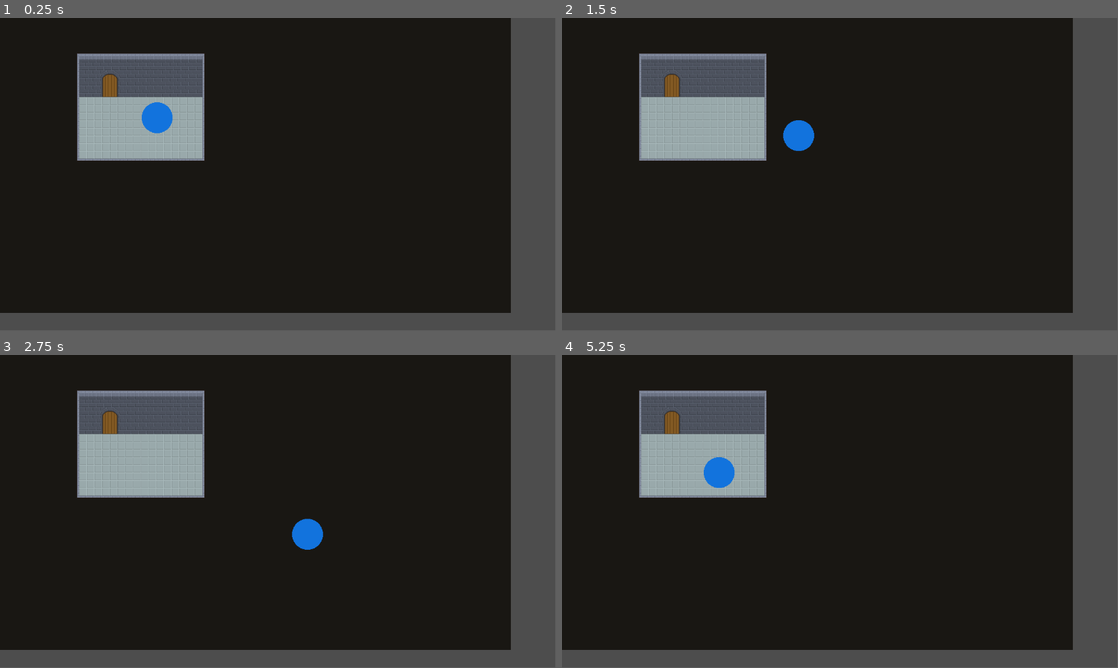
Above: before the commit, frames 1-4 (two rows, left to right).
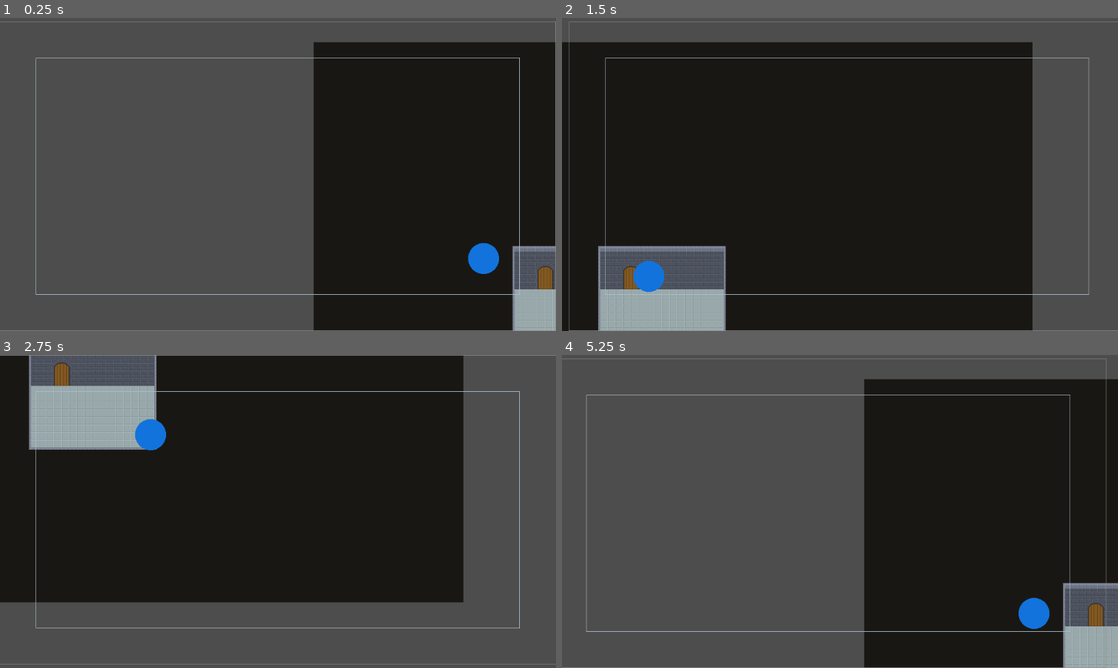
Above: after the commit, the same moments.

Repository: Supertolek/jeu-trop-koul
Game: Godot game, scene res://scenes/game.tscn
Two runs of this game, one before a commit and one after it. Both use one fixed random seed, a clock stepped at 60 frames per second and the inputs below.
Inputs (mouse positions are in pixels of both pictures, inside the frame that each line leads up to):
- Up to frame 1 (0.25 s): no input
- Up to frame 2 (1.5 s): tap Enter at 0.5 s; move the mouse to (962, 158) at 0.52 s; hold Right (ui_right) 0.53-1.28 s; move the mouse to (728, 190) at 1.27 s; hold Down (ui_down) from 1.28 s (still down)
- Up to frame 3 (2.75 s): move the mouse to (333, 442) at 2.02 s; release Down (ui_down) at 2.03 s; hold Right (ui_right) from 2.03 s (still down)
- Up to frame 4 (5.25 s): move the mouse to (812, 574) at 2.77 s; release Right (ui_right) at 2.78 s; hold Up (ui_up) 2.78-3.53 s; move the mouse to (1006, 558) at 3.52 s; hold Left (ui_left) 3.53-5.03 s; move the mouse to (673, 464) at 4.27 s; move the mouse to (867, 511) at 5.02 s; hold Down (ui_down) from 5.03 s (still down)
The window is 799x449 before the commit and 800x450 after it. Grey fills any space a smaller window leaves; there, only what the larger window draws over its background counts as a difference.

The runs differ from the first frame. In frame 1, 63% of the frame differs, in the area x 0-100%, y 0-100%; in frame 2, 32%; in frame 3, 33%; in frame 4, 62%.
Error before the commit: Invalid call. Nonexistent function 'get_editor_settings' in base 'EditorInterface'. (res://scripts/@tool)

Commit message:
fix de quelques bug avec la camera plus utilisation plus ergonomique

Diff:
--- a/project.godot
+++ b/project.godot
@@ -15,6 +15,37 @@
 config/features=PackedStringArray("4.4", "Forward Plus")
 config/icon="res://icon.svg"
 
+[display]
+
+window/stretch/mode="viewport"
+
+[input]
+
+move_up={
+"deadzone": 0.2,
+"events": [Object(InputEventKey,"resource_local_to_scene":false,"resource_name":"","device":-1,"window_id":0,"alt_pressed":false,"shift_pressed":false,"ctrl_pressed":false,"meta_pressed":false,"pressed":false,"keycode":0,"physical_keycode":87,"key_label":0,"unicode":122,"location":0,"echo":false,"script":null)
+, Object(InputEventKey,"resource_local_to_scene":false,"resource_name":"","device":-1,"window_id":0,"alt_pressed":false,"shift_pressed":false,"ctrl_pressed":false,"meta_pressed":false,"pressed":false,"keycode":0,"physical_keycode":4194320,"key_label":0,"unicode":0,"location":0,"echo":false,"script":null)
+]
+}
+move_down={
+"deadzone": 0.2,
+"events": [Object(InputEventKey,"resource_local_to_scene":false,"resource_name":"","device":-1,"window_id":0,"alt_pressed":false,"shift_pressed":false,"ctrl_pressed":false,"meta_pressed":false,"pressed":false,"keycode":0,"physical_keycode":4194322,"key_label":0,"unicode":0,"location":0,"echo":false,"script":null)
+, Object(InputEventKey,"resource_local_to_scene":false,"resource_name":"","device":-1,"window_id":0,"alt_pressed":false,"shift_pressed":false,"ctrl_pressed":false,"meta_pressed":false,"pressed":false,"keycode":0,"physical_keycode":83,"key_label":0,"unicode":115,"location":0,"echo":false,"script":null)
+]
+}
+move_right={
+"deadzone": 0.2,
+"events": [Object(InputEventKey,"resource_local_to_scene":false,"resource_name":"","device":-1,"window_id":0,"alt_pressed":false,"shift_pressed":false,"ctrl_pressed":false,"meta_pressed":false,"pressed":false,"keycode":0,"physical_keycode":68,"key_label":0,"unicode":100,"location":0,"echo":false,"script":null)
+, Object(InputEventKey,"resource_local_to_scene":false,"resource_name":"","device":-1,"window_id":0,"alt_pressed":false,"shift_pressed":false,"ctrl_pressed":false,"meta_pressed":false,"pressed":false,"keycode":0,"physical_keycode":4194321,"key_label":0,"unicode":0,"location":0,"echo":false,"script":null)
+]
+}
+move_left={
+"deadzone": 0.2,
+"events": [Object(InputEventKey,"resource_local_to_scene":false,"resource_name":"","device":-1,"window_id":0,"alt_pressed":false,"shift_pressed":false,"ctrl_pressed":false,"meta_pressed":false,"pressed":false,"keycode":0,"physical_keycode":65,"key_label":0,"unicode":113,"location":0,"echo":false,"script":null)
+, Object(InputEventKey,"resource_local_to_scene":false,"resource_name":"","device":-1,"window_id":0,"alt_pressed":false,"shift_pressed":false,"ctrl_pressed":false,"meta_pressed":false,"pressed":false,"keycode":0,"physical_keycode":4194319,"key_label":0,"unicode":0,"location":0,"echo":false,"script":null)
+]
+}
+
 [rendering]
 
 textures/canvas_textures/default_texture_filter=0
--- a/scenes/game.tscn
+++ b/scenes/game.tscn
@@ -76,14 +76,14 @@
 tile_map_data = PackedByteArray("AAD1//P/AQAFAAEAAAD1//T/AQAFAAEAAAD1//X/AQAFAAEAAAD1//b/AQAFAAEAAAD1//f/AQAFAAEAAAD1// …(19600 unchanged characters)…
 tile_set = SubResource("TileSet_28crv")
 
-[node name="Player" parent="." instance=ExtResource("2_3vnji")]
-position = Vector2(226, 107)
-
 [node name="RoomCamera" parent="." node_paths=PackedStringArray("player_node") instance=ExtResource("3_f06ig")]
-editor_draw_screen = false
 player_node = NodePath("../Player")
 
-[node name="CameraSnapPreview" type="Node2D" parent="." node_paths=PackedStringArray("source_tilemap")]
+[node name="Player" parent="." instance=ExtResource("2_3vnji")]
+
+[node name="CameraSnapPreview" type="Node2D" parent="." node_paths=PackedStringArray("source_tilemap", "source_camera")]
 script = ExtResource("4_pt8f2")
-room_size = Vector2i(10, 10)
 source_tilemap = NodePath("../Level")
+source_camera = NodePath("../RoomCamera")
+primary_lines = Color(0.556953, 0.556953, 0.556953, 1)
+secondary_lines = Color(0.673359, 0.742983, 0.811597, 1)
--- a/scripts/@tool script/drawing_line.gd
+++ b/scripts/@tool script/drawing_line.gd
@@ -4,25 +4,31 @@
 
 @export_category("Preview settings")
 @export_group("Camera")
-@export var room_size: Vector2i = Vector2i(36, 20) ## Size in tiles displayed
+@export var room_size: Vector2 = Vector2(36, 20) ## Size in tiles displayed
 @export var source_tilemap: TileMapLayer = TileMapLayer.new()
+@export var source_camera: RoomCamera = RoomCamera.new()
 
 @export_group("Display")
 @export var primary_lines: Color = Color(0, 0, 0)
 @export var secondary_lines: Color
 @export var rooms_around: int = 2
 
-var editor_settings: EditorSettings = EditorInterface.get_editor_settings()
+
 
 func _process(delta: float) -> void:
+	# Force the posistion of the node which had the tool script to be stick to the center
 	if position:
 		position = Vector2.ZERO
 	queue_redraw()
 
 func _draw() -> void:
-	var camera_size := Vector2(room_size) * source_tilemap.scale * 32
+	var camera_offset := source_camera.offset_size
+	var camera_offset_vect := Vector2(camera_offset,camera_offset)
+	var camera_size := room_size * source_tilemap.scale * 32 / source_camera.zoom
+	var inside_camera_size := camera_size - 2* camera_offset_vect
 
-	var mouse_pos := get_global_mouse_position()
-	var clamped_mouse_pos = round(mouse_pos/camera_size) * camera_size
+	var mouse_pos := get_global_mouse_position() - camera_size/2
+	var clamped_mouse_pos = round((mouse_pos)/inside_camera_size) * inside_camera_size
 
-	draw_rect(Rect2(clamped_mouse_pos - camera_size/2, camera_size), editor_settings.get_setting("interface/theme/accent_color"), false)
+	draw_rect(Rect2(clamped_mouse_pos, camera_size), primary_lines, false)
+	draw_rect(Rect2(clamped_mouse_pos + camera_offset_vect , inside_camera_size), secondary_lines, false)
--- a/scripts/player.gd
+++ b/scripts/player.gd
@@ -8,8 +8,8 @@
 
 func _physics_process(delta: float) -> void:
 	var direction: Vector2 = Vector2(
-		Input.get_action_strength("ui_right") - Input.get_action_strength("ui_left"),
-		Input.get_action_strength("ui_down") - Input.get_action_strength("ui_up"),
+		Input.get_action_strength("move_right") - Input.get_action_strength("move_left"),
+		Input.get_action_strength("move_down") - Input.get_action_strength("move_up"),
 	).normalized()
 
 	var lerp_weight = delta * (acceleration if direction else friction)
--- a/scripts/room_camera.gd
+++ b/scripts/room_camera.gd
@@ -1,9 +1,9 @@
 extends Camera2D
 class_name RoomCamera
 
-@onready var screen_size: Vector2 = get_viewport_rect().size
+@onready var screen_size: Vector2 = get_viewport_rect().size / zoom
 @export var player_node: CharacterBody2D
-@export var offset_size: int = 100
+@export var offset_size: int = 75
 
 func _ready() -> void:
 	set_screen_position()
@@ -16,14 +16,8 @@
 func _process(delta: float) -> void:
 	set_screen_position()
 
-func set_screen_position(return_position:bool = false) -> void:
-	var player_pos = player_node.global_position
-	var x = floor((player_pos.x) / (screen_size.x - 2*offset_size)) * (screen_size.x - 2*offset_size) + (screen_size.x - 2*offset_size)/2
-	var y = floor((player_pos.y) / (screen_size.y - 2*offset_size)) * (screen_size.y - 2*offset_size) + (screen_size.y - 2*offset_size)/2
+func set_screen_position() -> void:
+	var player_pos = player_node.global_position - Vector2(offset_size, offset_size)
+	var x = floor(player_pos.x / (screen_size.x - 2*offset_size)) * (screen_size.x - 2*offset_size) + screen_size.x/2
+	var y = floor(player_pos.y / (screen_size.y - 2*offset_size)) * (screen_size.y - 2*offset_size) + screen_size.y/2
 	global_position = Vector2(x,y)
-
-func get_camera_rect_based_on_mouse():
-	var mouse_pos = get_global_mouse_position()
-	var x = floor((mouse_pos.x) / (screen_size.x - 2*offset_size)) * (screen_size.x - 2*offset_size) + (screen_size.x - 2*offset_size)/2
-	var y = floor((mouse_pos.y) / (screen_size.y - 2*offset_size)) * (screen_size.y - 2*offset_size) + (screen_size.y - 2*offset_size)/2
-	return Vector2(x,y)
Not shown: 1 places in scenes/game.tscn that only renumber resources
Not shown: 1 places in scenes/player.tscn that only renumber resources
Not shown: 1 places in scenes/room_camera.tscn that only renumber resources
Not shown, removed: scripts/@tool script/drawing_line.gd.uid
Not shown, changed: scripts/player.gd.uid
Not shown, changed: scripts/room_camera.gd.uid
